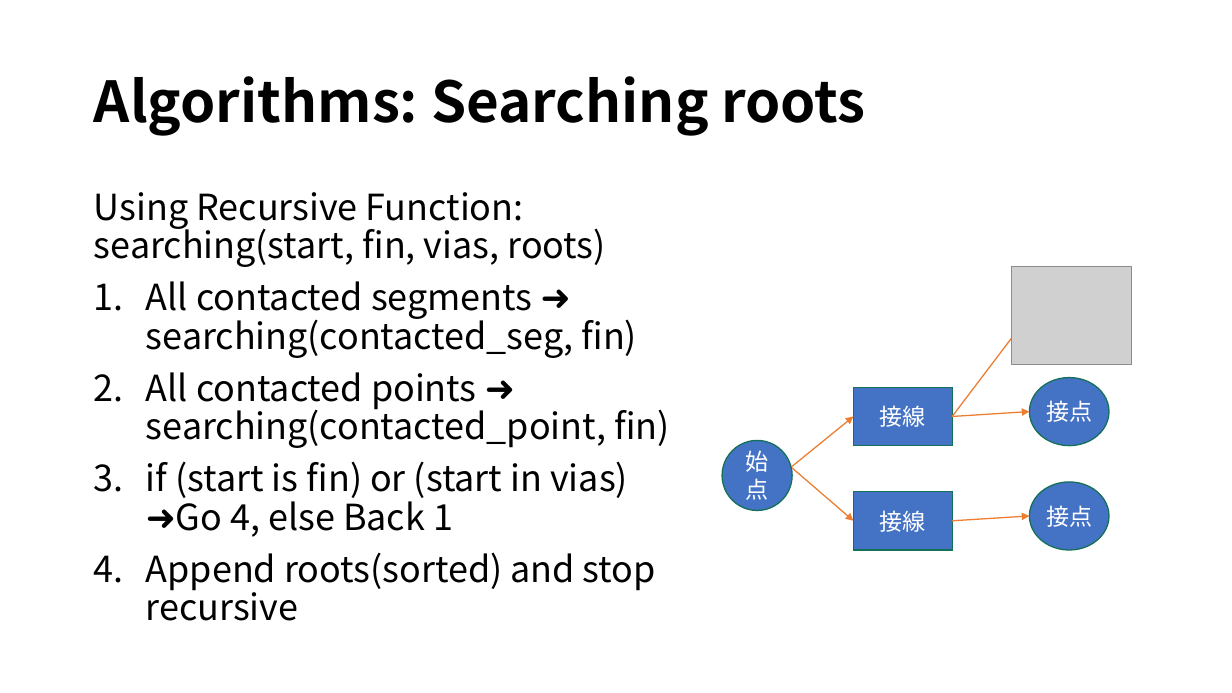
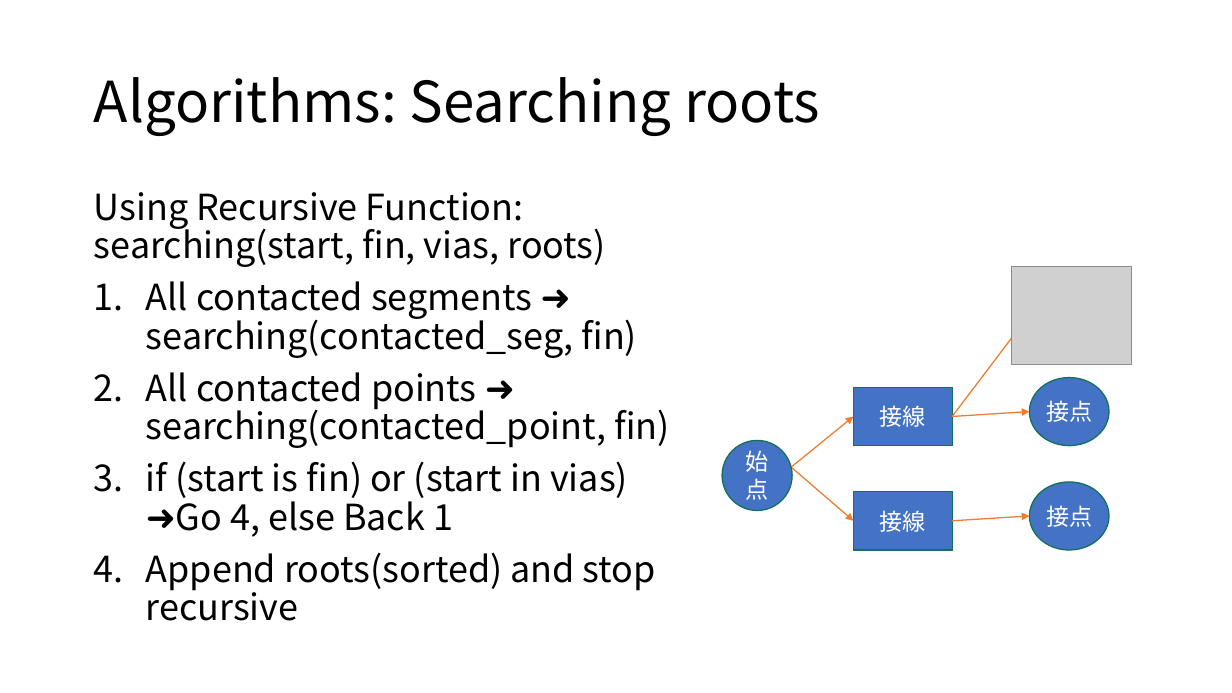
Before and after one commit to ie03-aizu-2019/ie03project-skys, a slide deck: slide 9 of Reports/final.pptx (slide 8 before the commit). Drawn at 1232x693 pixels with LibreOffice and Linux fonts; fonts in the diff are those of the drawing; grey boxes stand for pictures. Boxes give left, top, right and bottom in pixels: in the first picture for what was removed or moved away, otherwise in the second. Text is boxed around its words. In the diff, an @@ line names an element or a change of style, - is before the commit and + after.

```diff
--- a/Reports/final.pptx
+++ b/Reports/final.pptx
@@ title "Algorithms: Searching roots" at (94, 77, 820, 136): bold off @@
```
Also in this commit, not shown: 5 other slides changed, 4 slides added, 3 slides removed, 4 other files.
